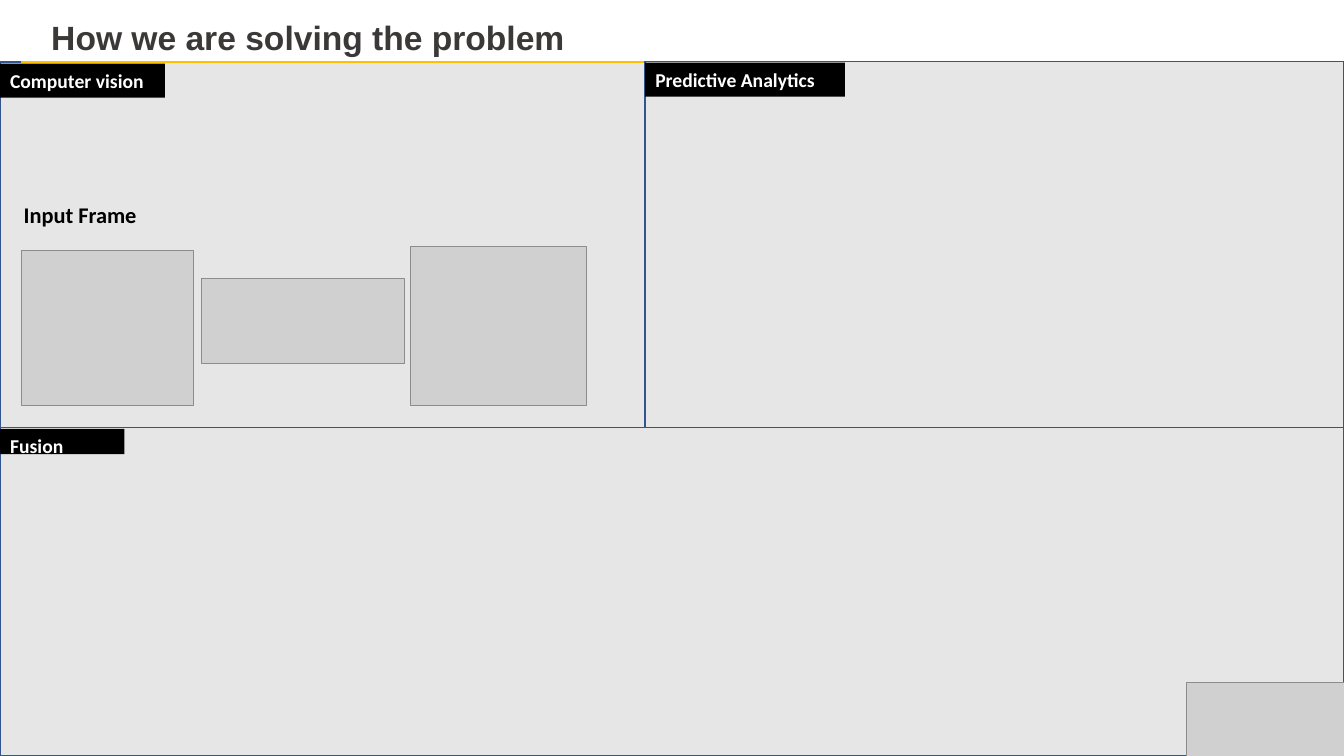
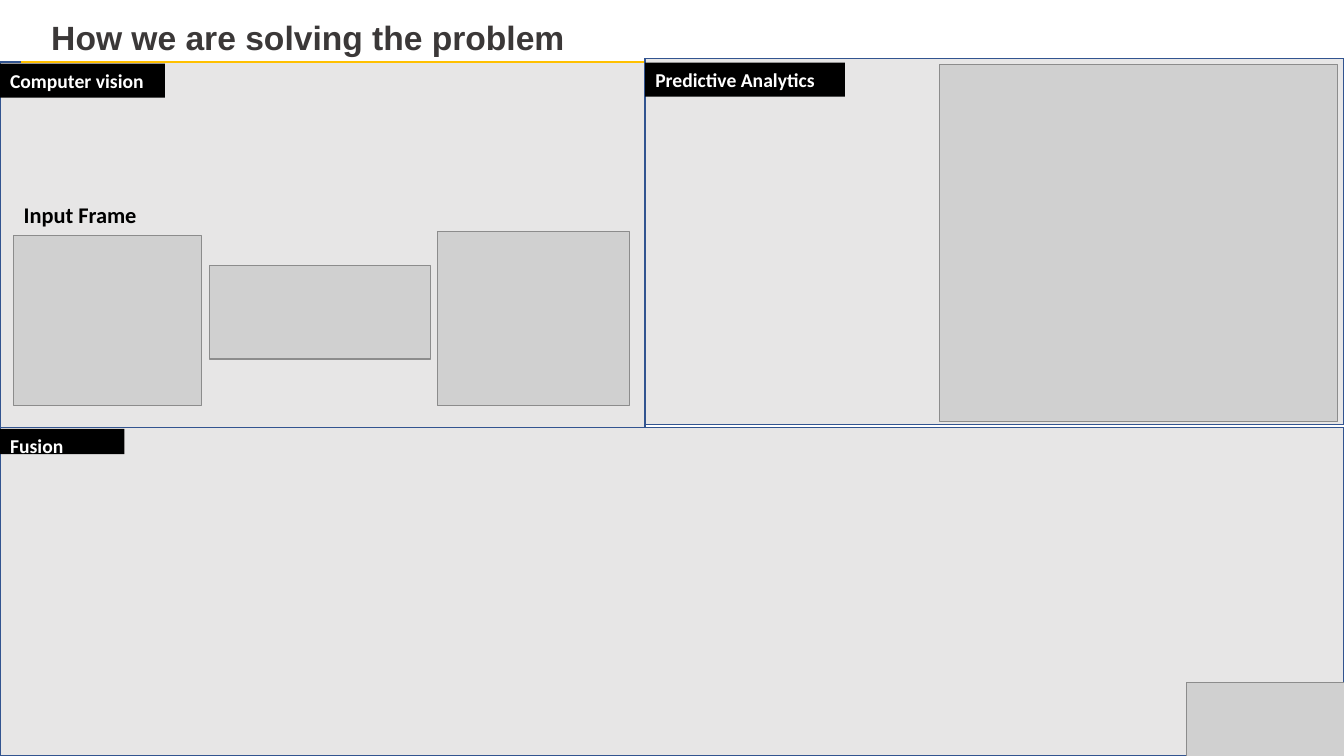
Before and after one commit to ankitnamdeo34/hackerearth_p-g, a slide deck: slide 2 of P_and_G_final_a.pptx. Drawn at 1344x756 pixels with LibreOffice and Linux fonts; fonts in the diff are those of the drawing; grey boxes stand for pictures. Boxes give left, top, right and bottom in pixels: in the first picture for what was removed or moved away, otherwise in the second. Text is boxed around its words. In the diff, an @@ line names an element or a change of style, - is before the commit and + after.

```diff
--- a/P_and_G_final_a.pptx
+++ b/P_and_G_final_a.pptx
@@ rectangle: place and size @@
-rectangle at [645, 62, 1344, 429]
+rectangle at [645, 58, 1344, 425]
@@ picture added at [940, 65, 1338, 421] @@
@@ picture: place and size @@
-picture at [21, 251, 194, 406]
+picture at [14, 236, 202, 406]
@@ picture: place and size @@
-picture at [410, 247, 587, 406]
+picture at [438, 231, 629, 405]
@@ picture: place and size @@
-picture at [202, 278, 405, 363]
+picture at [210, 266, 432, 360]
```
Also in this commit, not shown: 2 other slides changed.
